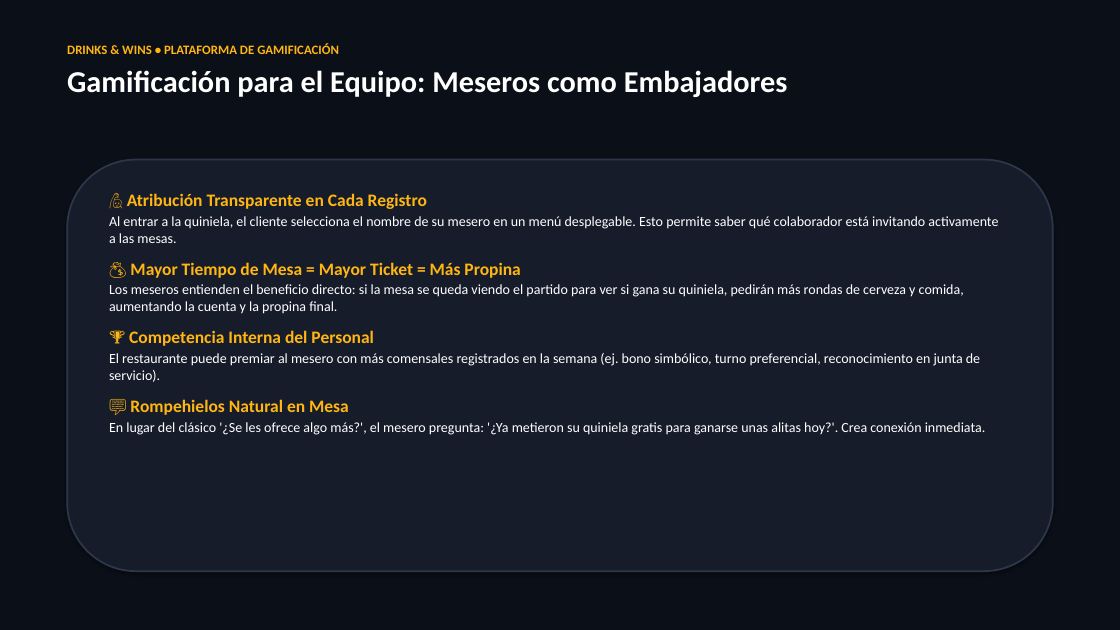
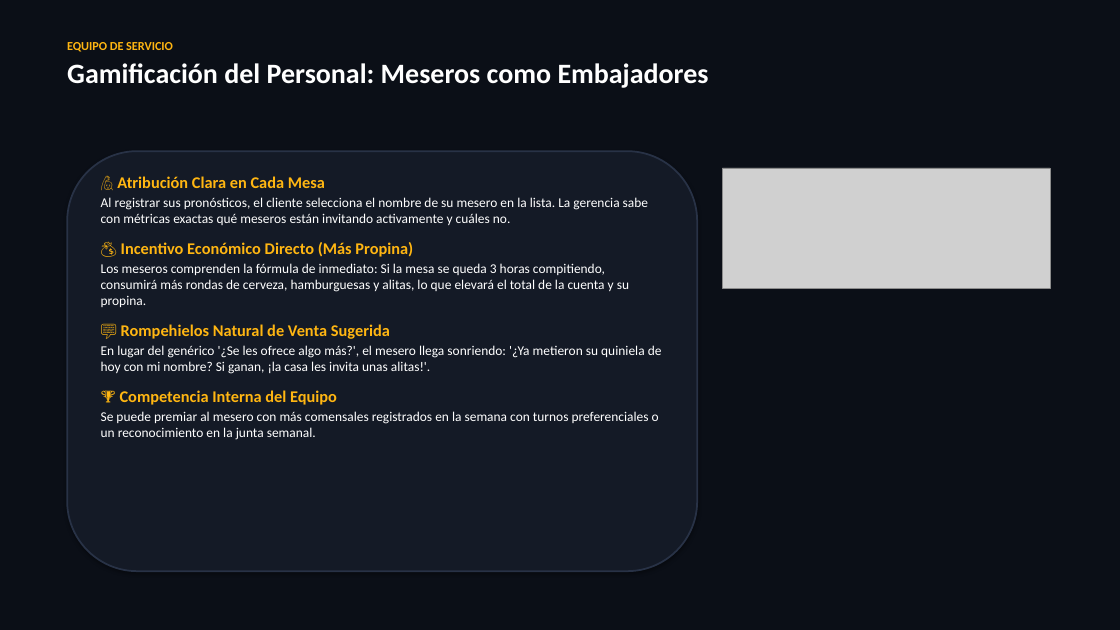
Before and after one commit to chefalbertomc/NFL-grids-, a slide deck: slide 10 of Drinks_and_Wins_Presentacion_Ejecutiva.pptx. Drawn at 1120x630 pixels with LibreOffice and Linux fonts; fonts in the diff are those of the drawing; grey boxes stand for pictures. Boxes give left, top, right and bottom in pixels: in the first picture for what was removed or moved away, otherwise in the second. Text is boxed around its words. In the diff, an @@ line names an element or a change of style, - is before the commit and + after.

```diff
--- a/Drinks_and_Wins_Presentacion_Ejecutiva.pptx
+++ b/Drinks_and_Wins_Presentacion_Ejecutiva.pptx
@@ text at <box>67,42,709,88</box>: text changed; size 26 to 24 pt @@
-DRINKS & WINS • PLATAFORMA DE GAMIFICACIÓN
-Gamificación para el Equipo: Meseros como Embajadores
+EQUIPO DE SERVICIO
+Gamificación del Personal: Meseros como Embajadores
@@ rounded rectangle: place and size @@
-rounded rectangle at <box>67,160,1053,571</box>
+rounded rectangle at <box>67,151,697,571</box>
@@ rounded rectangle at <box>67,151,697,571</box>: fill #161C2A to #141A26; outline #2D374B 1.5 pt to #283246 1.5 pt @@
@@ text at <box>101,176,662,440</box>: text changed; size 12 to 11.5 pt @@
-🙋 Atribución Transparente en Cada Registro
-Al entrar a la quiniela, el cliente selecciona el nombre de su mesero en un menú desplegable. Esto permite saber qué colaborador está invitando activamente a las mesas.
-💰 Mayor Tiempo de Mesa = Mayor Ticket = Más Propina
-Los meseros entienden el beneficio directo: si la mesa se queda viendo el partido para ver si gana su quiniela, pedirán más rondas de cerveza y comida, aumentando la cuenta y la propina final.
-🏆 Competencia Interna del Personal
-El restaurante puede premiar al mesero con más comensales registrados en la semana (ej. bono simbólico, turno preferencial, reconocimiento en junta de servicio).
-💬 Rompehielos Natural en Mesa
-En lugar del clásico '¿Se les ofrece algo más?', el mesero pregunta: '¿Ya metieron su quiniela gratis para ganarse unas alitas hoy?'. Crea conexión inmediata.
+🙋 Atribución Clara en Cada Mesa
+Al registrar sus pronósticos, el cliente selecciona el nombre de su mesero en la lista. La gerencia sabe con métricas exactas qué meseros están invitando activamente y cuáles no.
+💰 Incentivo Económico Directo (Más Propina)
+Los meseros comprenden la fórmula de inmediato: Si la mesa se queda 3 horas compitiendo, consumirá más rondas de cerveza, hamburguesas y alitas, lo que elevará el total de la cuenta y su propina.
+💬 Rompehielos Natural de Venta Sugerida
+En lugar del genérico '¿Se les ofrece algo más?', el mesero llega sonriendo: '¿Ya metieron su quiniela de hoy con mi nombre? Si ganan, ¡la casa les invita unas alitas!'.
+🏆 Competencia Interna del Equipo
+Se puede premiar al mesero con más comensales registrados en la semana con turnos preferenciales o un reconocimiento en la junta semanal.
@@ picture added at <box>723,168,1050,288</box> @@
```
Also in this commit, not shown: 10 other slides changed, 1 slide added, 1 slide removed, 1 other file.
